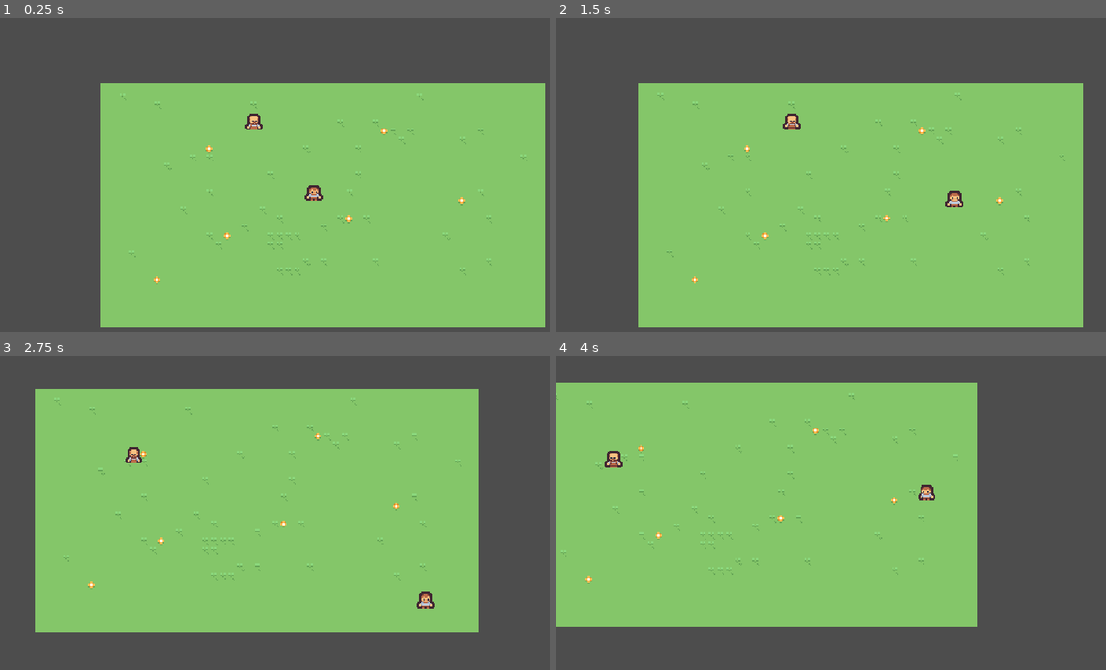
Above: before the commit, frames 1-4 (two rows, left to right).
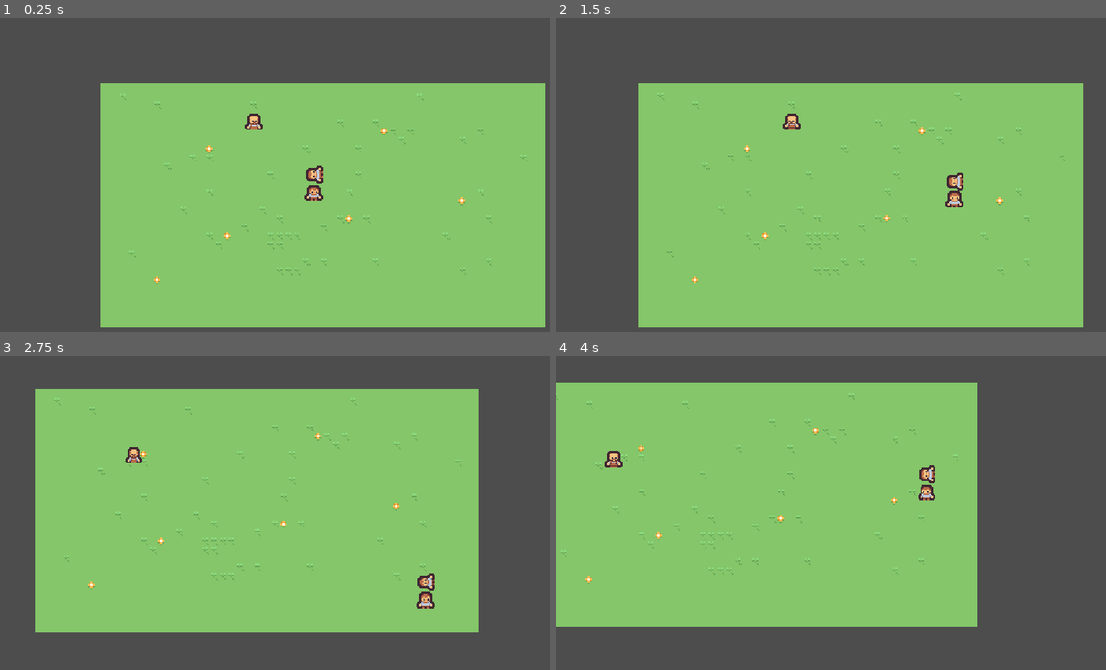
Above: after the commit, the same moments.

Repository: chamerlish/godot-wild-jam-97
Game: Godot game, scene res://scene/worlds/world.tscn
Same seed, same stepped clock (60 frames per second), same inputs: the game is played once before the commit and once after it.
Inputs:
- Up to frame 1 (0.25 s): no input
- Up to frame 2 (1.5 s): tap Enter at 0.5 s; hold Right (ui_right) 0.53-1.28 s; hold Down (ui_down) from 1.28 s (still down)
- Up to frame 3 (2.75 s): release Down (ui_down) at 2.03 s; hold Right (ui_right) from 2.03 s (still down)
- Up to frame 4 (4 s): release Right (ui_right) at 2.78 s; hold Up (ui_up) 2.78-3.53 s; hold Left (ui_left) from 3.53 s (still down)

The runs differ from the first frame. In frame 1, 0.1% of the frame differs, in the area x 55-59%, y 47-53%; in frame 2, 0.1%, in the area x 42-75%, y 32-55%; in frame 3, 0.1%; in frame 4, 0.1%.
Error after the commit: Out of bounds get index '0' (on base: 'Array[Objective]') (res://scripts/quests/quest.gd:12)

Commit message:
first hands on a quest system

Diff:
--- a/scene/entities/player/player.tscn
+++ b/scene/entities/player/player.tscn
@@ -18,5 +18,14 @@
 vframes = 11
 frame = 85
 
+[node name="Sprite2D2" type="Sprite2D" parent="." unique_id=1579463727]
+texture_filter = 1
+position = Vector2(0, -32)
+rotation = -1.5707964
+texture = ExtResource("1_8njr0")
+hframes = 12
+vframes = 11
+frame = 85
+
 [node name="CollisionShape2D" type="CollisionShape2D" parent="." unique_id=872612231]
 shape = SubResource("RectangleShape2D_bhunq")
--- a/scene/worlds/world.tscn
+++ b/scene/worlds/world.tscn
@@ -4,6 +4,8 @@
 [ext_resource type="PackedScene" uid="uid://wwaqh3ycqk68" path="res://scene/entities/player/player.tscn" id="2_p0h4x"]
 [ext_resource type="Script" uid="uid://c4a5vaecbit8k" path="res://scripts/entities/player/player_camera.gd" id="3_3e82u"]
 [ext_resource type="PackedScene" uid="uid://coum6axb5iqnt" path="res://scene/entities/npc/npc.tscn" id="4_tmwor"]
+[ext_resource type="Script" uid="uid://e0gevm5jffqp" path="res://scripts/quests/quest.gd" id="5_slyxh"]
+[ext_resource type="Script" uid="uid://83vsg2v7k1lv" path="res://scripts/quests/objective.gd" id="6_qn1ml"]
 
 [sub_resource type="TileSetAtlasSource" id="TileSetAtlasSource_p0h4x"]
 texture = ExtResource("1_w12ll")
@@ -157,5 +159,14 @@
 script = ExtResource("3_3e82u")
 player_node = NodePath("../Player")
 
-[node name="Npc" parent="." unique_id=899144295 instance=ExtResource("4_tmwor")]
+[node name="Npc" parent="." unique_id=899144295 node_paths=PackedStringArray("npc_quest") instance=ExtResource("4_tmwor")]
 position = Vector2(-110, -130)
+npc_quest = NodePath("Quest")
+
+[node name="Quest" type="Node" parent="Npc" unique_id=2128381785]
+script = ExtResource("5_slyxh")
+metadata/_custom_type_script = "uid://e0gevm5jffqp"
+
+[node name="Objective" type="Node" parent="Npc/Quest" unique_id=94256866]
+script = ExtResource("6_qn1ml")
+metadata/_custom_type_script = "uid://83vsg2v7k1lv"
--- a/scripts/entities/npc/npc.gd
+++ b/scripts/entities/npc/npc.gd
@@ -3,6 +3,8 @@
 const SPEED = 150.0
 
 var target_direction: Vector2
+
+@export var npc_quest: Quest
 
 func _physics_process(_delta: float) -> void:
 	velocity = target_direction.normalized() * SPEED
@@ -15,7 +17,6 @@
 		print("h")
 
 @onready var running_break_time: Timer = $RunningBreakTime
-@onready var flip_looking_delay: Timer = $FlipLookingDelay
 
 
 func generate_random_direction() -> Vector2:
@@ -38,8 +39,11 @@
 
 	target_direction = generate_random_direction()
 
+
+@onready var flip_looking_delay: Timer = $FlipLookingDelay
+
 func look_around(delay_timer: Timer) -> void:
 	while delay_timer.time_left == 0:
 		flip_looking_delay.start()
+		await flip_looking_delay.timeout
 		sprite.flip_h = !sprite.flip_h
-		await flip_looking_delay.timeout
--- /dev/null
+++ b/scripts/quests/objective.gd
@@ -0,0 +1,11 @@
+class_name Objective extends Node
+
+
+var completed: bool = false
+
+@export var object_needed: Node2D
+@export var description: String
+
+
+func complete_callback() -> void:
+	pass
--- /dev/null
+++ b/scripts/quests/quest.gd
@@ -0,0 +1,22 @@
+class_name Quest extends Node
+
+@export var quest_name: StringName
+
+var completed: bool = false
+
+signal complete_quest
+
+
+@export var objective_list: Array[Objective]
+var current_step: int = 0
+@onready var current_objective: Objective = objective_list[current_step]
+
+
+func finish_step() -> void:
+	current_step += 1
+	if current_step >= objective_list.size() - 1:
+		completed = true
+		complete_quest.emit()
+
+	current_objective = objective_list[current_step]
+	current_objective.complete_callback()
Not shown, added: scripts/quests/objective.gd.uid
Not shown, added: scripts/quests/quest.gd.uid
